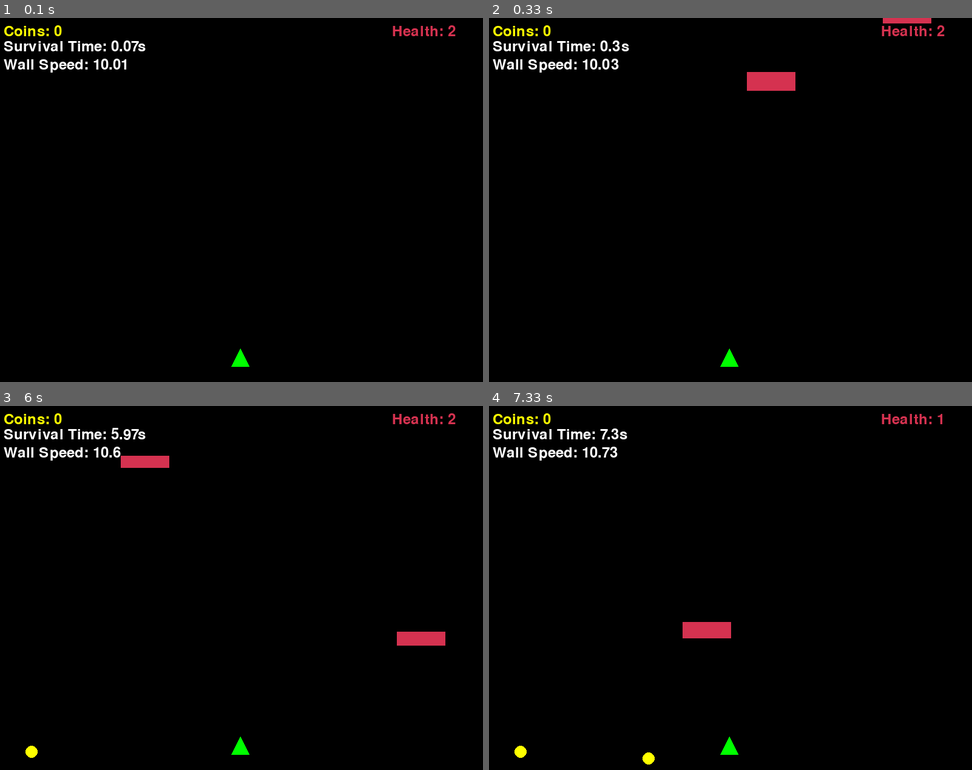
Above: before the commit, frames 1-4 (two rows, left to right).
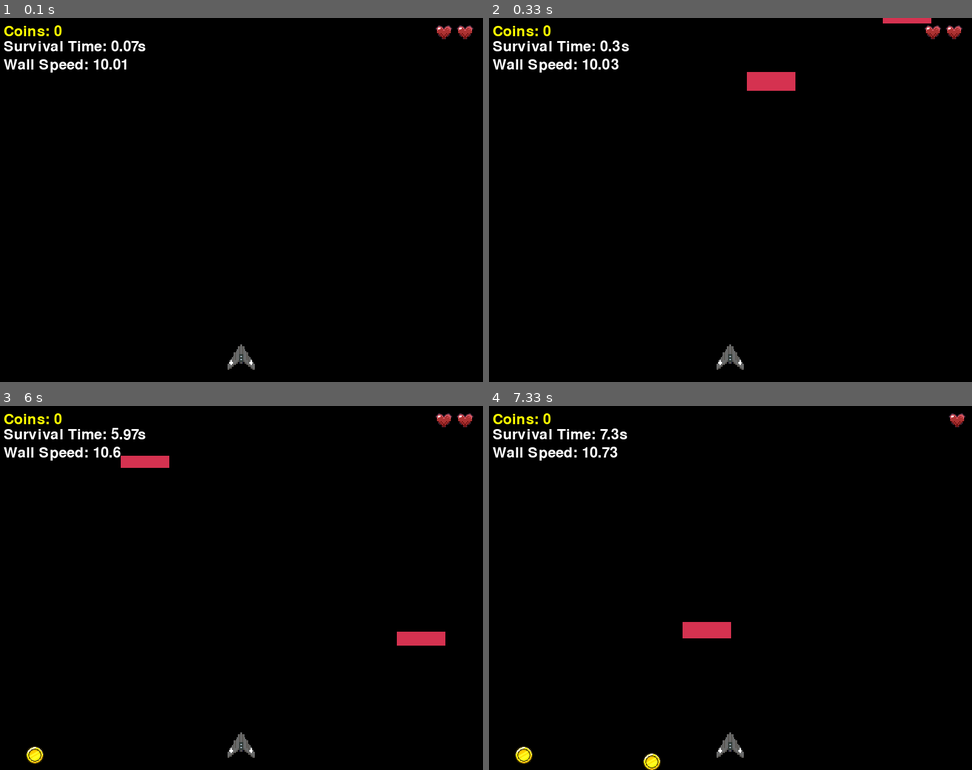
Above: after the commit, the same moments.

Repository: johnwangwyx/Dodge-The-Wall-pygame-with-STM32L4-
Game: pygame game, started from game.py
Two runs of this game, one before a commit and one after it. Both use one fixed random seed, a clock stepped at 60 frames per second and the inputs below.
Inputs:
- Up to frame 1 (0.1 s): no input
- Up to frame 2 (0.33 s): no input
- Up to frame 3 (6 s): no input
- Up to frame 4 (7.33 s): no input

The runs differ from the first frame. In frame 1, 0.5% of the frame differs, in the area x 47-98%, y 2-97%; in frame 2, 0.5%; in frame 3, 0.7%; in frame 4, 0.8%, in the area x 5-99%, y 2-100%.

Commit message:
Replace airplane, heart and coin with real assets

Diff:
--- a/game.py
+++ b/game.py
@@ -24,35 +24,28 @@
 YELLOW = (255, 255, 0)
 BACKGROUND_COLOR = (0, 0, 0)
 
+PLAYER_HEALTH = 2
+
 COIN_COUNTER = 0
 
 class Player(pygame.sprite.Sprite):
     def __init__(self, x, y):
         pygame.sprite.Sprite.__init__(self)
 
-        # Triangle dimensions
-        triangle_width = 30
-        triangle_height = 30
-
-        # Create a transparent surface for the triangle
-        self.image = pygame.Surface((triangle_width, triangle_height), pygame.SRCALPHA)
-
-        # Draw a triangle (airplane) on the surface
-        pygame.draw.polygon(self.image, GREEN, [
-            (triangle_width // 2, 0),          # Top point of the triangle
-            (0, triangle_height),              # Bottom-left point of the triangle
-            (triangle_width, triangle_height)  # Bottom-right point of the triangle
-        ])
+        # Load the airplane image
+        self.original_image = pygame.image.load('Assets/Plane2.png').convert_alpha()
+        # Scale the image
+        self.original_image = pygame.transform.scale(self.original_image, (50, 50))
 
         # Get the rectangular area covering the player
-        self.rect = self.image.get_rect()
+        self.rect = self.original_image.get_rect()
         # Position the player at given (x, y)
         self.rect.center = (x, y)
         self.vel_x = 0   # Horizontal velocity
         self.vel_y = 0   # Vertical velocity
-        self.health = 2  # Initialize health to 2
+        self.health = PLAYER_HEALTH  # Initialize health to 2
         self.angle = 0   # Angle for rotation
-        self.original_image = self.image.copy()
+        self.image = self.original_image.copy()
 
     def update_with_data(self, roll, pitch):
         pitch = pitch*1.5
@@ -98,8 +91,12 @@
 class Coin(pygame.sprite.Sprite):
     def __init__(self, x, y):
         super().__init__()
-        self.image = pygame.Surface((20, 20), pygame.SRCALPHA)
-        pygame.draw.circle(self.image, YELLOW, (10, 10), 10)
+
+        # Load the coin image
+        self.image = pygame.image.load('Assets/gold_coin.png').convert_alpha()
+        # Scale the image
+        self.image = pygame.transform.scale(self.image, (30, 30))
+
         self.rect = self.image.get_rect()
         self.rect.x = x
         self.rect.y = y
@@ -159,6 +156,13 @@
     start_time = datetime.now()
 
     coins = pygame.sprite.Group()
+
+    # Load heart images
+    full_heart = pygame.image.load('Assets/full_heart.png').convert_alpha()
+    empty_heart = pygame.image.load('Assets/empty_heart.png').convert_alpha()
+
+    full_heart = pygame.transform.scale(full_heart, (30, 30))
+    empty_heart = pygame.transform.scale(empty_heart, (30, 30))
 
     while running:
         # Calculate elapsed time to adjust wall speed dynamically
@@ -225,9 +229,16 @@
         screen.blit(text_surface, (10, 35))  # Draw at top-left
 
         # Display Health
-        font = pygame.font.Font(None, 36)
-        health_text = font.render("Health: " + str(player.health), True, RED)
-        screen.blit(health_text, (WIDTH - 150, 10))
+        # font = pygame.font.Font(None, 36)
+        # health_text = font.render("Health: " + str(player.health), True, RED)
+        # screen.blit(health_text, (WIDTH - 150, 10))
+
+        # Display Health as Hearts
+        for i in range(player.health):  # Assuming a maximum of 2 health
+            if i < player.health:
+                screen.blit(full_heart, (WIDTH - (player.health*40) + (i * 35), 10))
+            else:
+                screen.blit(empty_heart, (WIDTH - (player.health*40) + (i * 35), 10))
 
         # Display Current WALL_SPEED
         speed_text = font.render(f"Wall Speed: {round(WALL_SPEED, 2)}", True, WHITE)  # Round WALL_SPEED for display
Binary file added: Assets/Plane1.png
Binary file added: Assets/Plane2.png
Binary file added: Assets/empty_heart.png
Binary file added: Assets/full_heart.png
Binary file added: Assets/gold_coin.png
